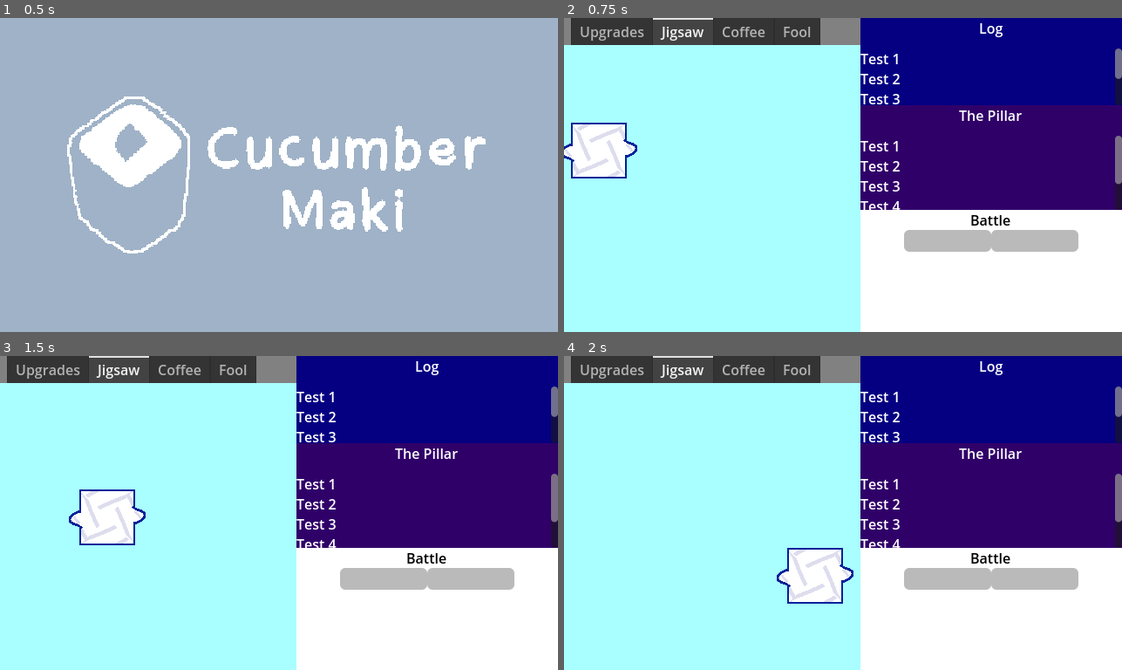
Above: before the commit, frames 1-4 (two rows, left to right).
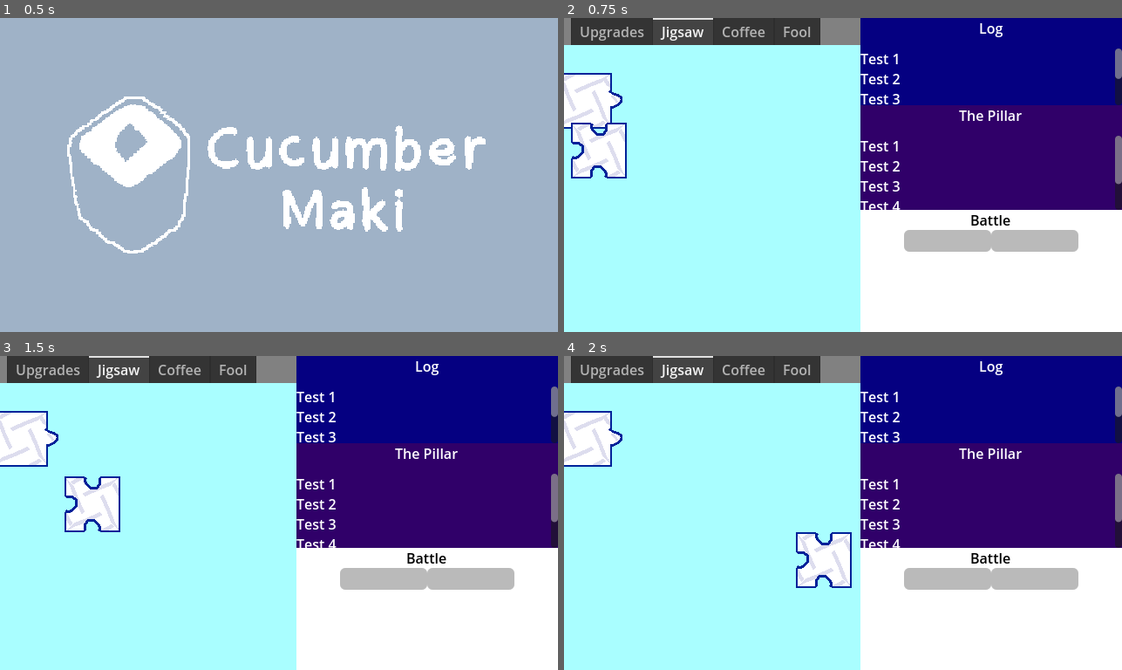
Above: after the commit, the same moments.

Repository: Cucumber-Maki/gmtk-2025
Game: Godot game, scene res://scenes/splashScreen/splashScreen.tscn
The game is run twice, just before and just after one commit, with the same random seed, the same clock (stepped at 60 frames per second) and the same inputs.
Inputs (mouse positions are in pixels of both pictures, inside the frame that each line leads up to):
- Up to frame 1 (0.5 s): no input
- Up to frame 2 (0.75 s): tap Enter at 0.5 s; move the mouse to (965, 159) at 0.52 s; click (965, 159) at 0.67 s
- Up to frame 3 (1.5 s): tap F5 (game_restart) at 1.25 s; drag from (33, 487) to (251, 575) at 1.27 s
- Up to frame 4 (2 s): no input

Frame 1 is identical in both runs. In frame 2, 2.0% of the frame differs, in the area x 0-14%, y 17-52%; in frame 3, 3.6%; in frame 4, 3.6%, in the area x 0-52%, y 17-79%.

Commit message:
feat: Jigsaw placement.

Diff:
--- a/assets/game/jigsawPiece/jigsawPieceBase.tscn
+++ /dev/null
@@ -1,48 +0,0 @@
-[gd_scene load_steps=8 format=3 uid="uid://43nivlwe34mu"]
-
-[ext_resource type="Script" uid="uid://clc65bxd6ouav" path="res://assets/game/jigsawPiece/jigsawPieceBase.gd" id="1_4vjdq"]
-[ext_resource type="Texture2D" uid="uid://bisnibiv86co8" path="res://assets/game/jigsawPiece/jigsawSpriteSheet.png" id="2_86n2d"]
-
-[sub_resource type="RectangleShape2D" id="RectangleShape2D_7h61r"]
-size = Vector2(40, 40)
-
-[sub_resource type="AtlasTexture" id="AtlasTexture_hq80q"]
-atlas = ExtResource("2_86n2d")
-region = Rect2(0, 0, 64, 64)
-
-[sub_resource type="AtlasTexture" id="AtlasTexture_yh8d3"]
-atlas = ExtResource("2_86n2d")
-region = Rect2(64, 0, 64, 64)
-
-[sub_resource type="AtlasTexture" id="AtlasTexture_o20ub"]
-atlas = ExtResource("2_86n2d")
-region = Rect2(128, 0, 64, 64)
-
-[sub_resource type="SpriteFrames" id="SpriteFrames_5fuke"]
-animations = [{
-"frames": [{
-"duration": 1.0,
-"texture": SubResource("AtlasTexture_hq80q")
-}, {
-"duration": 1.0,
-"texture": SubResource("AtlasTexture_yh8d3")
-}, {
-"duration": 1.0,
-"texture": SubResource("AtlasTexture_o20ub")
-}],
-"loop": true,
-"name": &"default",
-"speed": 5.0
-}]
-
-[node name="JigsawPiece" type="Area2D"]
-script = ExtResource("1_4vjdq")
-
-[node name="CollisionShape2D" type="CollisionShape2D" parent="."]
-shape = SubResource("RectangleShape2D_7h61r")
-
-[node name="AnimatedSprite2D" type="AnimatedSprite2D" parent="."]
-visible = false
-sprite_frames = SubResource("SpriteFrames_5fuke")
-
-[connection signal="input_event" from="." to="." method="_on_input_event"]
--- /dev/null
+++ b/assets/jigsaw/hand/hand.gd
@@ -0,0 +1,149 @@
+extends Container
+class_name HandContainer;
+
+
+func _ready() -> void:
+	refreshJigsawConnections();
+
+func refreshJigsawConnections() -> void:
+	for piece in get_tree().get_nodes_in_group("jigsawPieces"):
+		#if is_connected(piece.grabbed)
+		piece.grabbed.connect(grabPiece);
+
+var currentlyHeldPiece : JigsawPieceBase;
+var targetHeldPiece : JigsawPieceBase;
+func grabPiece(piece : JigsawPieceBase) -> void:
+	if currentlyHeldPiece != null:
+		targetHeldPiece = null;
+	elif (targetHeldPiece == null || targetHeldPiece.z_index < piece.z_index):
+		targetHeldPiece = piece;
+
+func _process(delta: float) -> void:
+	if (currentlyHeldPiece == targetHeldPiece): return;
+
+	if (currentlyHeldPiece != null):
+		currentlyHeldPiece.getDropped();
+		currentlyHeldPiece.z_index = 2;
+		grid_place(currentlyHeldPiece.grid_position, currentlyHeldPiece);
+		move_child(currentlyHeldPiece, get_child_count() - 1);
+		$CantPlace.visible = false;
+		currentlyHeldPiece = null;
+
+	if (targetHeldPiece != null):
+		currentlyHeldPiece = targetHeldPiece;
+		currentlyHeldPiece.getGrabbed();
+		grid_pickup(currentlyHeldPiece);
+		currentlyHeldPiece.z_index = 3;
+		move_child(currentlyHeldPiece, 0);
+
+######################################################################################################
+
+var grid_origin := Vector2(10, 10);
+var drag_active := false;
+var drag_offset := Vector2(0, 0);
+
+func _input(event: InputEvent) -> void:
+	if event is InputEventMouseButton and event.button_index == MOUSE_BUTTON_MIDDLE:
+		var mousePos := get_global_mouse_position();
+		if (event.is_pressed() && get_global_rect().has_point(mousePos)):
+			drag_active = true;
+			drag_offset = grid_origin - mousePos;
+		elif (event.is_released()):
+			drag_active = false;
+	elif event is InputEventMouseMotion:
+		var mousePos := get_global_mouse_position();
+		if (drag_active):
+			grid_origin = mousePos + drag_offset;
+			for child in get_children():
+				if (child is not JigsawPieceBase): continue;
+				child.updatePosition();
+
+######################################################################################################
+
+var grid_placedPieces : Dictionary = {};
+
+# Validation function.
+func grid_canPlace(pos : Vector2i, piece : JigsawPieceBase) -> bool:
+	if (piece.grid_placed || grid_placedPieces.has(pos)):
+		return false;
+
+	# Check if connections are compatible.
+	var adjacentPieces = grid_getAdjacentPieces(pos);
+	for connectionIndex : int in len(adjacentPieces):
+		var adjacentPiece : JigsawPieceBase = adjacentPieces[connectionIndex];
+		if (adjacentPiece == null): continue;
+		var adjacentConnectionIndex := (connectionIndex + 2) % 4;
+
+		var otherConnector := adjacentPiece.connectors[adjacentConnectionIndex];
+		match (piece.connectors[connectionIndex]):
+			JigsawPieceBase.ConnectorState.noConnector:
+				if (otherConnector == JigsawPieceBase.ConnectorState.male):
+					return false;
+			JigsawPieceBase.ConnectorState.male:
+				if (otherConnector != JigsawPieceBase.ConnectorState.female):
+					return false;
+			JigsawPieceBase.ConnectorState.female:
+				pass;
+
+	# All is well.
+	return true;
+
+func grid_place(pos : Vector2i, piece : JigsawPieceBase) -> bool:
+	if (!grid_canPlace(pos, piece)):
+		return false;
+
+	grid_placedPieces[pos] = piece;
+	piece.grid_placed = true;
+	piece.updatePosition();
+	piece.z_index = 0;
+
+	# TODO: Calculate effects.
+
+	return true;
+
+func grid_pickup(piece : JigsawPieceBase) -> void:
+	var pos := piece.grid_position;
+	if (!piece.grid_placed ||
+		(grid_placedPieces.has(pos) && grid_placedPieces[pos] != piece)): return;
+
+	grid_placedPieces.erase(pos);
+	piece.grid_placed = false;
+	piece.z_index = max(piece.z_index, 2);
+
+	# TODO: Calculate effects.
+
+func grid_showCantPlace(globalPos : Vector2i, show : bool) -> void:
+	$CantPlace.visible = show;
+	$CantPlace.global_position = globalPos;
+
+
+# Helpers <3
+
+func grid_getAdjacentPieces(pos: Vector2i) -> Array[JigsawPieceBase]:
+	var adjacentCheck : Array[Vector2i] = [
+		pos + Vector2i(0, -1), pos + Vector2i(1, 0),
+		pos + Vector2i(0, 1), pos + Vector2i(-1, 0)
+	];
+
+	var pieces : Array[JigsawPieceBase] = [];
+	for connectionIndex : int in len(adjacentCheck):
+		var adjacentPos := adjacentCheck[connectionIndex];
+		if (!grid_placedPieces.has(adjacentPos)):
+			pieces.append(null);
+			continue;
+		pieces.append(grid_placedPieces[adjacentPos]);
+
+	return pieces;
+
+func grid_getConnectedAdjacentPieces(pos: Vector2i, piece : JigsawPieceBase) -> Array[JigsawPieceBase]:
+	var adjacentPieces = grid_getAdjacentPieces(pos);
+	for connectionIndex : int in len(adjacentPieces):
+		var adjacentPiece : JigsawPieceBase = adjacentPieces[connectionIndex];
+		if (adjacentPiece == null): continue;
+		var adjacentConnectionIndex := (connectionIndex + 2) % 4;
+
+		if (piece.connectors[connectionIndex] != JigsawPieceBase.ConnectorState.male &&
+			adjacentPiece.connectors[connectionIndex] != JigsawPieceBase.ConnectorState.male):
+			adjacentPieces[connectionIndex] = null;
+
+	return adjacentPieces;
--- /dev/null
+++ b/assets/jigsaw/hand/hand.tscn
@@ -0,0 +1,18 @@
+[gd_scene load_steps=3 format=3 uid="uid://bbifpjh38o0od"]
+
+[ext_resource type="Script" uid="uid://ccqvnjjr3awv1" path="res://assets/jigsaw/hand/hand.gd" id="1_j0w5t"]
+[ext_resource type="Texture2D" uid="uid://dtsxquaewasy5" path="res://assets/jigsaw/hand/cantPlace.png" id="2_j0w5t"]
+
+[node name="Hand" type="Container"]
+clip_contents = true
+anchors_preset = 15
+anchor_right = 1.0
+anchor_bottom = 1.0
+grow_horizontal = 2
+grow_vertical = 2
+script = ExtResource("1_j0w5t")
+
+[node name="CantPlace" type="Sprite2D" parent="."]
+visible = false
+z_index = 1
+texture = ExtResource("2_j0w5t")
--- a/assets/game/jigsawPiece/jigsawPieceBase.gd
+++ b/assets/jigsaw/jigsawPiece/jigsawPieceBase.gd
@@ -20,13 +20,18 @@
 }
 
 # Connectors specified in clockwise order
-var connectors = []
+var connectors : Array[ConnectorState] = []
 
+var grid_position := Vector2i(0, 0);
+var grid_placed := false;
+
+var grabOffset : Vector2;
 var currentState : PieceState;
 func _ready() -> void:
 	currentState = PieceState.unconnected;
 	initConnectors()
-	assembleSprites()
+	#assembleSprites()
+	updateSprites();
 	add_to_group("jigsawPieces")
 
 func _process(delta: float) -> void:
@@ -36,13 +41,36 @@
 		PieceState.connected:
 			pass;
 		PieceState.held:
-			global_position = get_global_mouse_position();
+			var hand : HandContainer = get_parent();
+			var step : Vector2 = $Collider.shape.size;
+			var hstep := step / 2;
+			var gridPositionOffset := hand.grid_origin + hstep;
+
+			var targetPosition := get_global_mouse_position() - gridPositionOffset;# + grabOffset;
+			grid_position = (targetPosition / step).round();
+			updatePosition();
+
+func updatePosition():
+	var hand : HandContainer = get_parent();
+	var step : Vector2 = $Collider.shape.size;
+	var hstep := step / 2;
+	var gridPositionOffset := hand.grid_origin + hstep;
+	var gridDrawPosition := ((grid_position as Vector2) * step) + gridPositionOffset
+
+	if (currentState == PieceState.held):
+		hand.grid_showCantPlace(gridDrawPosition, !hand.grid_canPlace(grid_position, self));
+
+	if (grid_placed || (currentState == PieceState.held && hand.grid_canPlace(grid_position, self))):
+		global_position = gridDrawPosition;
+	elif (currentState == PieceState.held):
+		global_position = (get_global_mouse_position()).round();
 
 signal grabbed(JigsawPieceBase);
 func _on_input_event(viewport: Node, event: InputEvent, shape_idx: int) -> void:
 	if event is InputEventMouseButton and event.button_index == MOUSE_BUTTON_LEFT:
 		if event.pressed:
 			grabbed.emit(self)
+			grabOffset = global_position - get_global_mouse_position();
 
 func getGrabbed() -> void:
 	currentState = PieceState.held;
@@ -56,7 +84,6 @@
 		var connectorIndex := rng.randi_range(0, ConnectorState.size() - 1)
 		var connectorType: ConnectorState = ConnectorState.values()[connectorIndex]
 		connectors.append(connectorType)
-
 
 
 func assembleSprites():
@@ -76,3 +103,11 @@
 		sprite.position = Vector2(0, yOffset).rotated(rotation)
 		sprite.rotate(rotation)
 		self.add_child(sprite)
+
+func updateSprites():
+	var sprites : Array[AnimatedSprite2D] = [
+		$NorthSprite, $EastSprite, $SouthSprite, $WestSprite
+	];
+	for i in range(0, min(connectors.size(), len(sprites))):
+		var connectorType = connectors[i]
+		sprites[i].frame = connectorType;
--- /dev/null
+++ b/assets/jigsaw/jigsawPiece/jigsawPieceBase.tres
@@ -0,0 +1,32 @@
+[gd_resource type="SpriteFrames" load_steps=5 format=3 uid="uid://dvd85j03eurp4"]
+
+[ext_resource type="Texture2D" uid="uid://bisnibiv86co8" path="res://assets/jigsaw/jigsawPiece/jigsawSpriteSheet.png" id="1_cqfbm"]
+
+[sub_resource type="AtlasTexture" id="AtlasTexture_n50vl"]
+atlas = ExtResource("1_cqfbm")
+region = Rect2(0, 0, 64, 64)
+
+[sub_resource type="AtlasTexture" id="AtlasTexture_ixn40"]
+atlas = ExtResource("1_cqfbm")
+region = Rect2(64, 0, 64, 64)
+
+[sub_resource type="AtlasTexture" id="AtlasTexture_kik3e"]
+atlas = ExtResource("1_cqfbm")
+region = Rect2(128, 0, 64, 64)
+
+[resource]
+animations = [{
+"frames": [{
+"duration": 1.0,
+"texture": SubResource("AtlasTexture_n50vl")
+}, {
+"duration": 1.0,
+"texture": SubResource("AtlasTexture_ixn40")
+}, {
+"duration": 1.0,
+"texture": SubResource("AtlasTexture_kik3e")
+}],
+"loop": false,
+"name": &"default",
+"speed": 5.0
+}]
--- /dev/null
+++ b/assets/jigsaw/jigsawPiece/jigsawPieceBase.tscn
@@ -0,0 +1,38 @@
+[gd_scene load_steps=4 format=3 uid="uid://43nivlwe34mu"]
+
+[ext_resource type="Script" uid="uid://clc65bxd6ouav" path="res://assets/jigsaw/jigsawPiece/jigsawPieceBase.gd" id="1_4vjdq"]
+[ext_resource type="SpriteFrames" uid="uid://dvd85j03eurp4" path="res://assets/jigsaw/jigsawPiece/jigsawPieceBase.tres" id="2_86n2d"]
+
+[sub_resource type="RectangleShape2D" id="RectangleShape2D_7h61r"]
+size = Vector2(64, 64)
+
+[node name="JigsawPiece" type="Area2D"]
+script = ExtResource("1_4vjdq")
+
+[node name="Collider" type="CollisionShape2D" parent="."]
+shape = SubResource("RectangleShape2D_7h61r")
+
+[node name="NorthSprite" type="AnimatedSprite2D" parent="."]
+texture_filter = 1
+position = Vector2(0, -32)
+sprite_frames = ExtResource("2_86n2d")
+
+[node name="EastSprite" type="AnimatedSprite2D" parent="."]
+texture_filter = 1
+position = Vector2(32, 0)
+rotation = 1.5708
+sprite_frames = ExtResource("2_86n2d")
+
+[node name="SouthSprite" type="AnimatedSprite2D" parent="."]
+texture_filter = 1
+position = Vector2(0, 32)
+rotation = 3.14159
+sprite_frames = ExtResource("2_86n2d")
+
+[node name="WestSprite" type="AnimatedSprite2D" parent="."]
+texture_filter = 1
+position = Vector2(-32, 0)
+rotation = 4.71239
+sprite_frames = ExtResource("2_86n2d")
+
+[connection signal="input_event" from="." to="." method="_on_input_event"]
--- a/project.godot
+++ b/project.godot
@@ -41,6 +41,7 @@
 folder_colors={
 "res://assets/": "gray",
 "res://assets/game/": "teal",
+"res://assets/jigsaw/": "pink",
 "res://assets/menus/": "yellow",
 "res://assets/splashScreen/logos/": "red",
 "res://prefabs/": "orange",
--- a/scenes/game/game.tscn
+++ b/scenes/game/game.tscn
@@ -1,7 +1,7 @@
 [gd_scene load_steps=4 format=3 uid="uid://cea0kc0y5xkmo"]
 
-[ext_resource type="PackedScene" uid="uid://43nivlwe34mu" path="res://assets/game/jigsawPiece/jigsawPieceBase.tscn" id="2_0sr1o"]
-[ext_resource type="Script" uid="uid://ccqvnjjr3awv1" path="res://scenes/game/hand.gd" id="3_0sr1o"]
+[ext_resource type="PackedScene" uid="uid://bbifpjh38o0od" path="res://assets/jigsaw/hand/hand.tscn" id="1_7h61r"]
+[ext_resource type="PackedScene" uid="uid://43nivlwe34mu" path="res://assets/jigsaw/jigsawPiece/jigsawPieceBase.tscn" id="2_0sr1o"]
 
 [sub_resource type="Theme" id="Theme_7h61r"]
 HBoxContainer/constants/separation = 0
@@ -59,10 +59,13 @@
 color = Color(0.661453, 0.995601, 1, 1)
 metadata/_tab_index = 1
 
-[node name="Hand" type="Node2D" parent="CanvasLayer/HSplitContainer/UpgradePanel/Jigsaw"]
-script = ExtResource("3_0sr1o")
+[node name="Hand" parent="CanvasLayer/HSplitContainer/UpgradePanel/Jigsaw" instance=ExtResource("1_7h61r")]
+layout_mode = 1
 
 [node name="JigsawPiece" parent="CanvasLayer/HSplitContainer/UpgradePanel/Jigsaw/Hand" instance=ExtResource("2_0sr1o")]
+position = Vector2(23.035, 64)
+
+[node name="JigsawPiece2" parent="CanvasLayer/HSplitContainer/UpgradePanel/Jigsaw/Hand" instance=ExtResource("2_0sr1o")]
 position = Vector2(40, 121)
 
 [node name="ScrollContainer" type="ScrollContainer" parent="CanvasLayer/HSplitContainer/UpgradePanel/Jigsaw"]
--- a/scenes/game/hand.gd
+++ /dev/null
@@ -1,24 +0,0 @@
-extends Node
-
-func _ready() -> void:
-	refreshJigsawConnections();
-
-func refreshJigsawConnections() -> void:
-	for piece in get_tree().get_nodes_in_group("jigsawPieces"):
-		#if is_connected(piece.grabbed)
-		piece.grabbed.connect(grabPiece);
-
-var currentlyHeldPiece : JigsawPieceBase;
-var actionTaken : bool = false;
-func grabPiece(piece : JigsawPieceBase) -> void:
-	if currentlyHeldPiece == null and !actionTaken:
-		currentlyHeldPiece = piece;
-		currentlyHeldPiece.getGrabbed();
-		actionTaken = true;
-	elif !actionTaken:
-		currentlyHeldPiece.getDropped();
-		currentlyHeldPiece = null;
-		actionTaken = true;
-
-func _process(delta: float) -> void:
-	actionTaken = false;
Binary file removed: assets/game/jigsawPiece/jigsawSpriteSheet.png
Binary file added: assets/jigsaw/hand/cantPlace.png
Not shown, added: assets/jigsaw/hand/cantPlace.png.import
Renamed: scenes/game/hand.gd.uid -> assets/jigsaw/hand/hand.gd.uid
Renamed: assets/game/jigsawPiece/jigsawPieceBase.gd.uid -> assets/jigsaw/jigsawPiece/jigsawPieceBase.gd.uid
Binary file added: assets/jigsaw/jigsawPiece/jigsawSpriteSheet.png
Not shown, changed: assets/jigsaw/jigsawPiece/jigsawSpriteSheet.png.import
